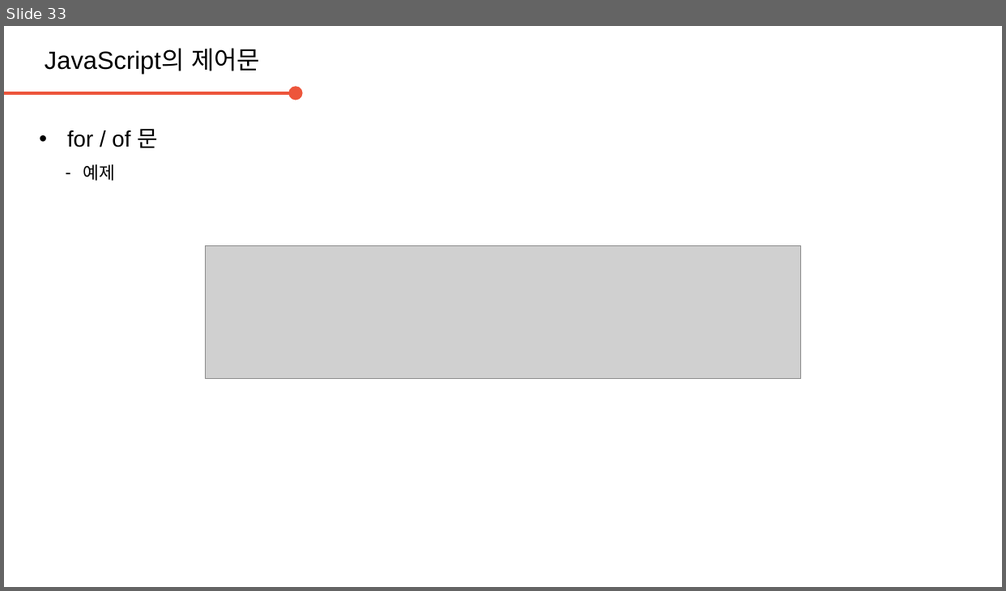
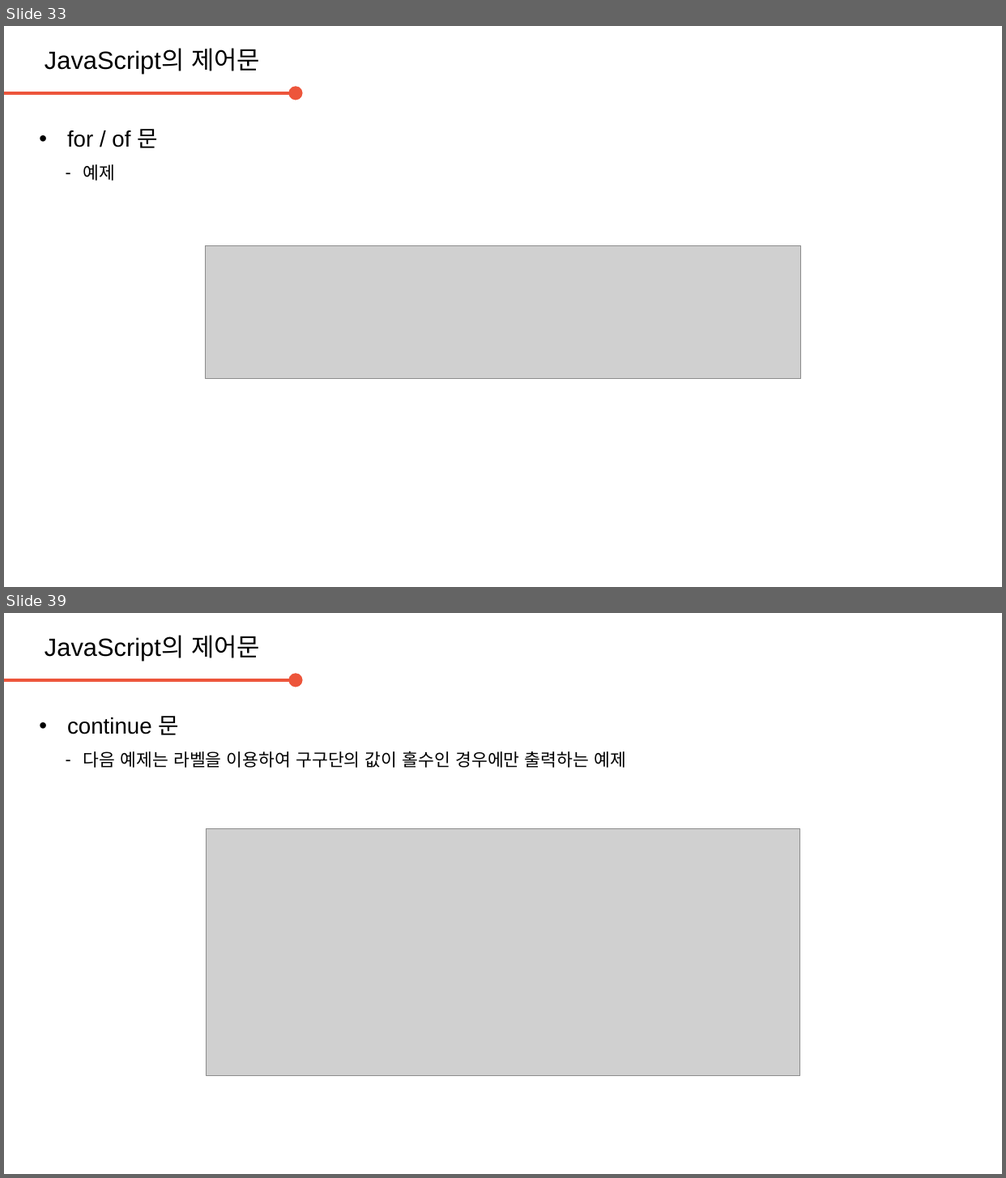
Before and after one commit to daegukdo/GCWM, a slide deck: 33/200820_JavaScript_control_flow.pptx. Shown one above the other, each under a label of ours: slide 33 before the commit, slides 33 and 39 after it; the slides between them are not shown. The pictures are 1006x591 and 1006x1178 pixels, drawn with LibreOffice and Linux fonts; fonts in the diff are those of the drawing; grey boxes stand for pictures; background and template pictures are left out. Boxes give left, top, right and bottom in pixels: in the first picture for what was removed or moved away, otherwise in the second. Text is boxed around its words. In the diff, an @@ line names an element or a change of style, - is before the commit and + after.

Commit message:
get coding with me  - edit JavaScript resource (control flow)  - add JavaScript resource (array)

```diff
--- a/33/200820_JavaScript_control_flow.pptx
+++ b/33/200820_JavaScript_control_flow.pptx
@@ slide 39 added at [4,613,1002,1174], background #FFFFFF @@
@@ text added at [44,635,260,660], 20 pt, text #000000 @@
+JavaScript의 제어문
@@ arrow added from (4, 680) to (296, 680), #ED553B 2.25 pt @@
@@ text added at [67,716,626,768], 14 pt, text #000000 @@
+• continue 문
+  – 다음 예제는 라벨을 이용하여 구구단의 값이 홀수인 경우에만 출력하는 예제
@@ picture added at [206,828,799,1076] @@
```
Also in this commit, not shown: 7 other slides added, 1 slide removed, 4 other files.
